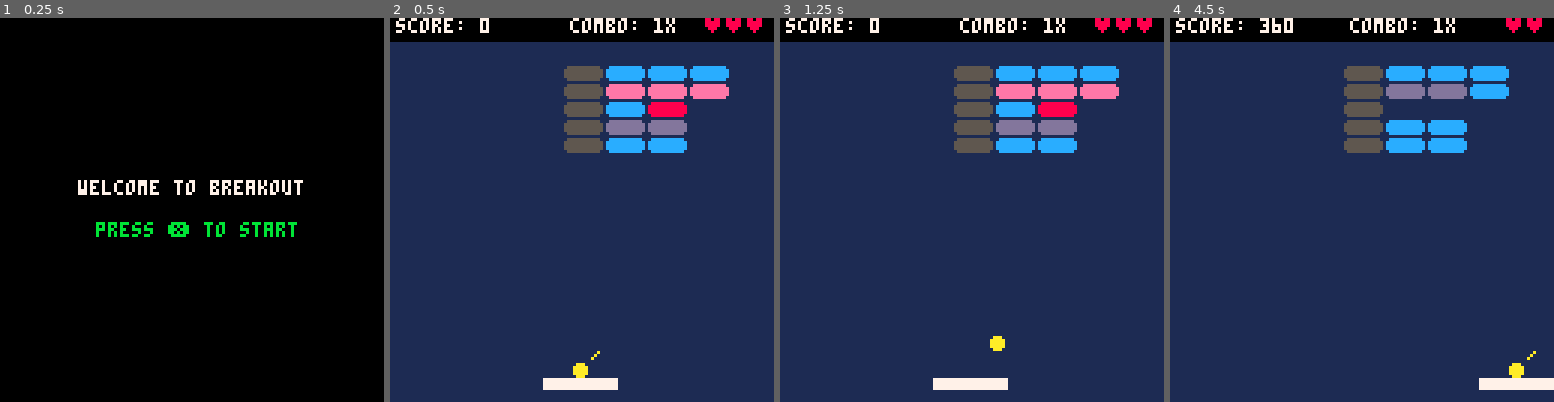
Above: before the commit, frames 1-4 (left to right).
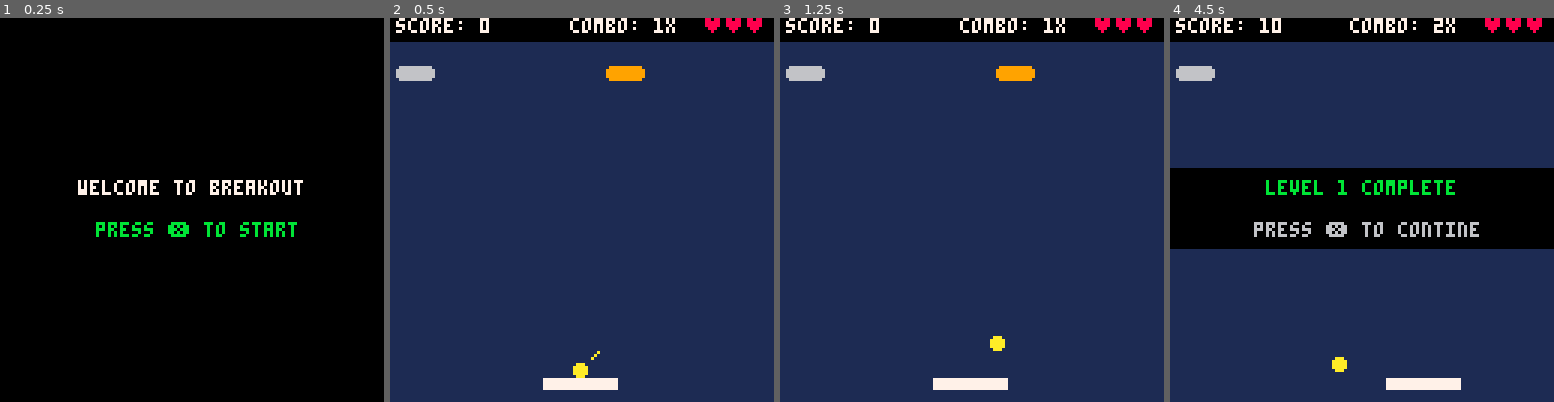
Above: after the commit, the same moments.

Repository: amcolash/pico-8
Game: PICO-8 cartridge breakout.p8
The game is run twice, just before and just after one commit, with the same random seed, the same clock (stepped at 60 frames per second) and the same inputs.
Inputs:
- Up to frame 1 (0.25 s): no input
- Up to frame 2 (0.5 s): tap X (X key) at 0.33 s
- Up to frame 3 (1.25 s): tap O (Z key) at 0.7 s; tap X (X key) at 1.07 s
- Up to frame 4 (4.5 s): hold Right 1.6-2.1 s; tap O (Z key) every 0.4 s from 1.7 to 4.1 s; tap X (X key) at 1.85, 2.97, 4.08 s; hold Right 2.47-3.03 s; hold Left 3.08-3.58 s; hold Right from 4.02 s (still down)

Frame 1 is identical in both runs. In frame 2, 6.7% of the frame differs, in the area x 1-89%, y 12-36%; in frame 3, 6.7%; in frame 4, 29%, in the area x 0-100%, y 0-97%.

Commit message:
Add powerup type and make a fancier explosion

Diff:
--- a/breakout.p8
+++ b/breakout.p8
@@ -387,8 +387,26 @@
 
 -- check the level is complete
 function update_bricks()
+	update_explosions()
 	if level_complete() then
 		next_level()
+	end
+end
+
+function update_explosions()
+	-- handle sploders
+	for i=1,#brick_s do
+		if brick_s[i] > 9 then
+			-- increment value changes
+			-- speed of flashing
+			brick_s[i] += 0.07
+
+			-- check value changes time
+			-- before explosion trigger
+			if brick_s[i] > 17 then
+				explode_brick(i)
+			end
+		end
 	end
 end
 
@@ -399,6 +417,8 @@
 	elseif t=="n" then return 2
 	-- 3 hit
 	elseif t=="m" then return 3
+	-- powerup
+	elseif t=="p" then return 7
 	-- exploding
 	elseif t=="x" then return 8
 	-- invincible
@@ -410,9 +430,16 @@
 -- get color of brick based on
 -- brick status
 function get_brick_color(s)
-	if s==8 then return 8
-	elseif s==9 then return 5
-	else return level_color[level]+s-1 end
+	-- powerup
+	if s==7 then return level_color[level]
+	-- exploding brick
+	elseif s==8 then return 9
+	-- invincible
+	elseif s==9 then return 6
+	-- exploding state
+	elseif s>9 then return flr(s) % 2 == 0 and 8 or 9
+	-- normal, based on hits left
+	else return level_color[(level+s-1)%#level_color] end
 end
 
 -- when a brick is hit, play
@@ -427,20 +454,14 @@
 			-- invincible
 			sfx(11)
 		else
-			if status==8 then
-				-- explode
+			if status==7 then
+				-- powerup
 				brick_s[i]=0
 				sfx(10)
-
-				-- hit surrounding bricks
-				brick_hit(i-num_columns-1)
-				brick_hit(i-num_columns)
-				brick_hit(i-num_columns+1)
-				brick_hit(i-1)
-				brick_hit(i+1)
-				brick_hit(i+num_columns-1)
-				brick_hit(i+num_columns)
-				brick_hit(i+num_columns+1)
+			elseif status==8 then
+				-- explode
+				brick_s[i]=10
+				sfx(min(combo-1,6) + 3)
 			else
 				-- normal
 				brick_s[i]-=1
@@ -451,6 +472,22 @@
 			combo += 1
 		end
 	end
+end
+
+function explode_brick(i)
+	-- explode
+	brick_s[i]=0
+	sfx(10)
+
+	-- hit surrounding bricks
+	brick_hit(i-num_columns-1)
+	brick_hit(i-num_columns)
+	brick_hit(i-num_columns+1)
+	brick_hit(i-1)
+	brick_hit(i+1)
+	brick_hit(i+num_columns-1)
+	brick_hit(i+num_columns)
+	brick_hit(i+num_columns+1)
 end
 
 -- let the magic happen
@@ -476,6 +513,7 @@
 -- b -> normal block
 -- n -> 2 health block
 -- m -> 3 health block
+-- p -> powerup
 -- i -> invincible block
 -- x -> exploding
 -- e -> empty
@@ -486,12 +524,13 @@
 -- i.e "b5/" -> 5 blocks, 4 empty, repeated each row
 -- "b2e2x" -> 2 blocks, 2 empty, rest of level empty
 
-l1="e4ib3/e4im3/e4ibx/e4in2/e4ib2z"
+l1="ie4xz"
+--l1="e4ib3/e4im3/e4ibx/e4in2/e4ib2z"
 --l2="b3e3b3/b4e3b2/b5e3b/b6/b7/b8/"
 --l3="be"
 --l4="b2e2b2/"
 levels={l1,l1,l1,l1}
-level_color={12,11,9,14}
+level_color={12,15,10,11,13,14}
 
 -- gnerate a level based on the
 -- syntax that is defined above
@@ -541,7 +580,7 @@
 -- check if all bricks are cleared
 function level_complete()
 	for i=1,#brick_s do
-		if brick_s[i]>0 and brick_s[i]<8 then return false end
+		if brick_s[i]>0 and brick_s[i]~=9 then return false end
 	end
 	return true
 end
@@ -549,9 +588,14 @@
 -- increment level, init new
 -- bricks and reset paddle/ball
 function next_level()
-	serve_ball()
+	-- re-render the scene after
+	-- all bricks have been cleared
+	_draw()
+
 	level+=1
 	if level <= #levels then
+		-- setup for next level
+		serve_ball()
 		init_bricks()
 		mode="stageclear"
 	else
